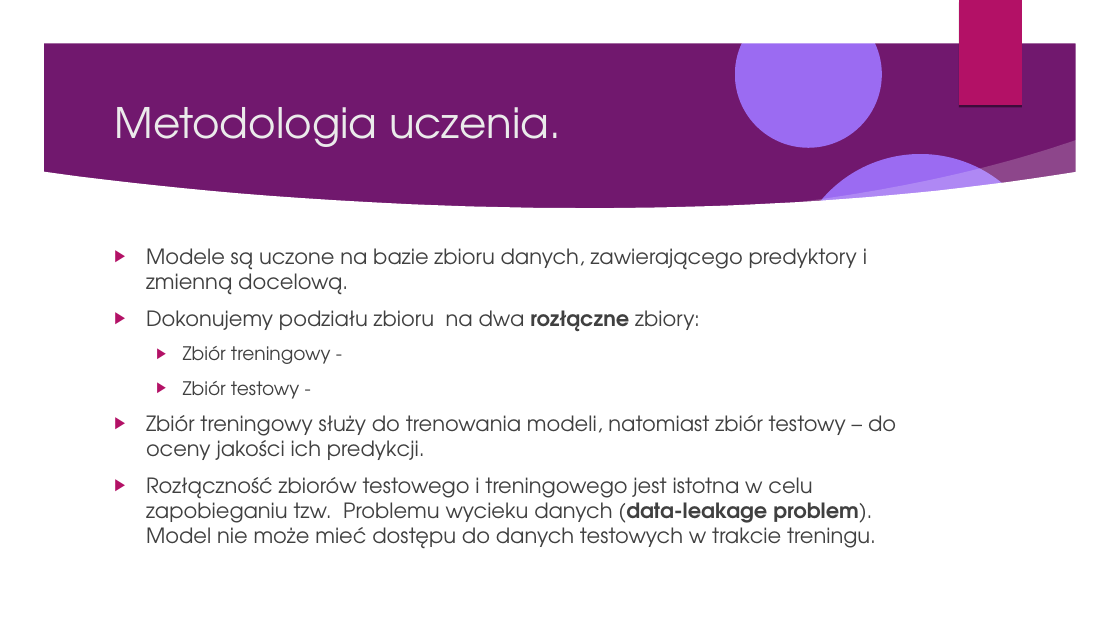
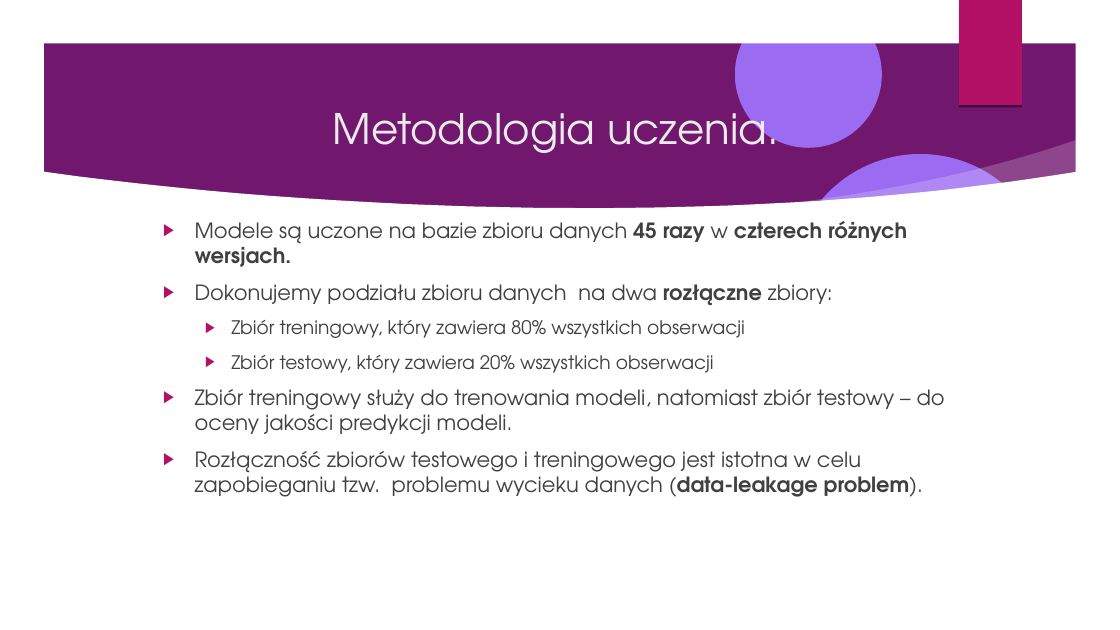
Before and after one commit to Pawel-Tomasz-Nowak/Scientific-collaboration, a slide deck: slide 29 of Prezentacje/prezentacja z ukrojonymi slajdami.odp. Drawn at 1120x630 pixels with LibreOffice and Linux fonts; fonts in the diff are those of the drawing; background and template pictures are left out. Boxes give left, top, right and bottom in pixels: in the first picture for what was removed or moved away, otherwise in the second. Text is boxed around its words. In the diff, an @@ line names an element or a change of style, - is before the commit and + after.

```diff
--- a/Prezentacje/prezentacja z ukrojonymi slajdami.odp
+++ b/Prezentacje/prezentacja z ukrojonymi slajdami.odp
@@ title "Metodologia uczenia." rewrapped from (114, 107, 561, 147) to (332, 100, 779, 153) @@
@@ text at (195, 221, 945, 497): text changed @@
-▶ Modele są uczone na bazie zbioru danych, zawierającego predyktory i zmienną docelową.
-▶ Dokonujemy podziału zbioru na dwa rozłączne zbiory:
-  ▶ Zbiór treningowy -
-  ▶ Zbiór testowy -
-▶ Zbiór treningowy służy do trenowania modeli, natomiast zbiór testowy – do oceny jakości ich predykcji.
-▶ Rozłączność zbiorów testowego i treningowego jest istotna w celu zapobieganiu tzw. Problemu wycieku danych (data-leakage problem). Model nie może mieć dostępu do danych testowych w trakcie treningu.
+▶ Modele są uczone na bazie zbioru danych 45 razy w czterech różnych wersjach.
+▶ Dokonujemy podziału zbioru danych na dwa rozłączne zbiory:
+  ▶ Zbiór treningowy, który zawiera 80% wszystkich obserwacji
+  ▶ Zbiór testowy, który zawiera 20% wszystkich obserwacji
+▶ Zbiór treningowy służy do trenowania modeli, natomiast zbiór testowy – do oceny jakości predykcji modeli.
+▶ Rozłączność zbiorów testowego i treningowego jest istotna w celu zapobieganiu tzw. problemu wycieku danych (data-leakage problem).
```
Also in this commit, not shown: 39 other slides changed, 5 slides added, 5 slides removed.
